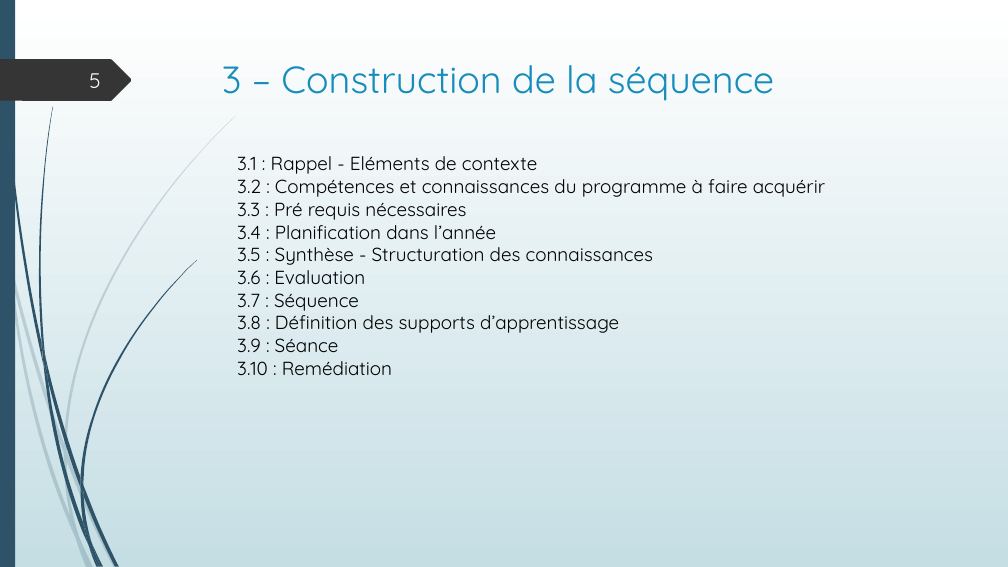
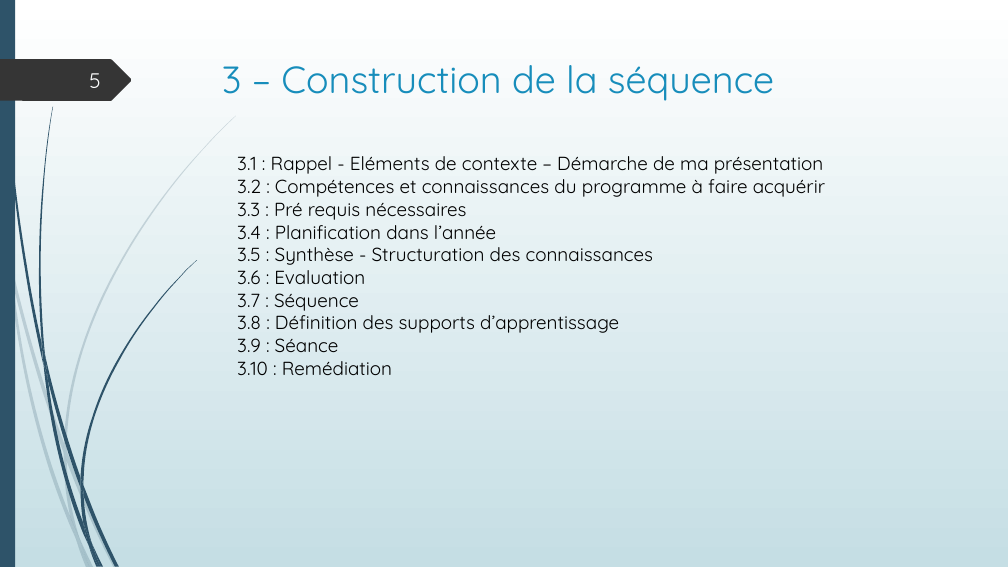
Before and after one commit to SdeuxiModeles/Modeles, a slide deck: slide 5 of N1.pptx. Drawn at 1008x567 pixels with LibreOffice and Linux fonts; fonts in the diff are those of the drawing. Boxes give left, top, right and bottom in pixels: in the first picture for what was removed or moved away, otherwise in the second. Text is boxed around its words. In the diff, an @@ line names an element or a change of style, - is before the commit and + after.

```diff
--- a/N1.pptx
+++ b/N1.pptx
@@ text at (237,156,823,174): text changed @@
-3.1 : Rappel - Eléments de contexte
+3.1 : Rappel - Eléments de contexte – Démarche de ma présentation
```
Also in this commit, not shown: 5 other slides changed.
